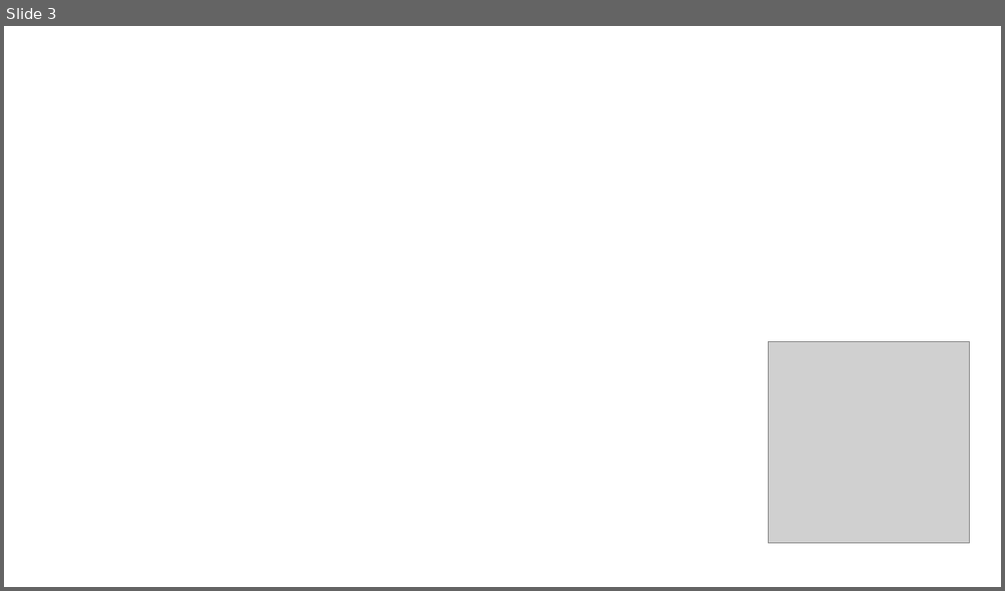
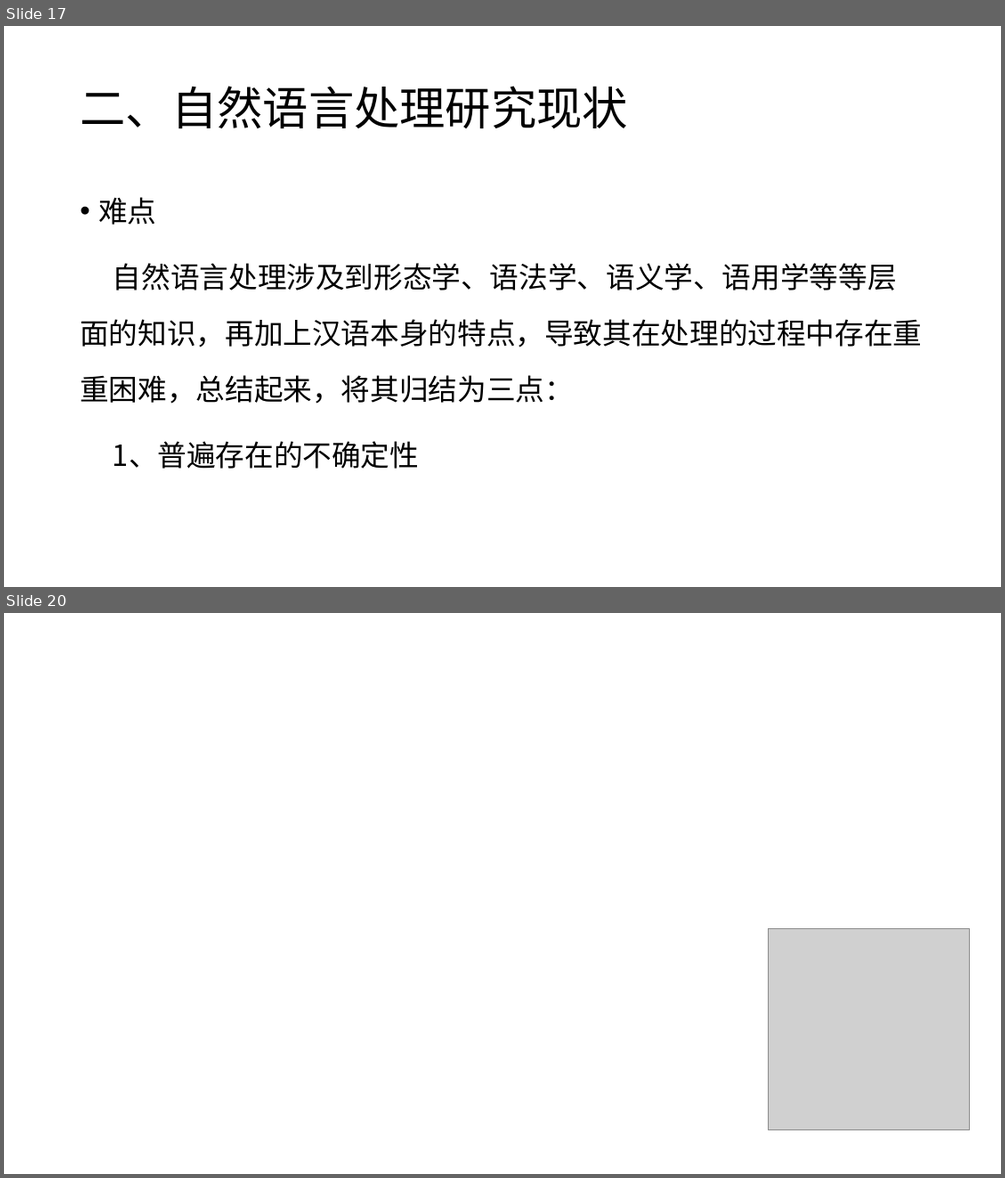
Before and after one commit to charlesXu86/Chatbot_CN, a slide deck: Chatbot_Doc/课程/自然语言处理-1.pptx. Shown one above the other, each under a label of ours: slide 3 before the commit, slides 17 and 20 after it; the slides between them are not shown. The pictures are 1005x591 and 1005x1178 pixels, drawn with LibreOffice and Linux fonts; fonts in the diff are those of the drawing; grey boxes stand for pictures; background and template pictures are left out. Boxes give left, top, right and bottom in pixels: in the first picture for what was removed or moved away, otherwise in the second. Text is boxed around its words. In the diff, an @@ line names an element or a change of style, - is before the commit and + after.

```diff
--- a/Chatbot_Doc/课程/自然语言处理-1.pptx
+++ b/Chatbot_Doc/课程/自然语言处理-1.pptx
@@ slide 17 added at (4,26,1001,587), background #FFFFFF @@
@@ title added at (80,86,628,128), 44 pt, text #000000 @@
+二、自然语言处理研究现状
@@ text added at (80,197,922,468), 28 pt, text #000000 @@
+• 难点
+自然语言处理涉及到形态学、语法学、语义学、语用学等等层面的知识，再加上汉语本身的特点，导致其在处理的过程中存在重重困难，总结起来，将其归结为三点：
+1、普遍存在的不确定性
@@ what was slide 3 is now slide 20 @@
```
Also in this commit, not shown: 16 other slides added.
